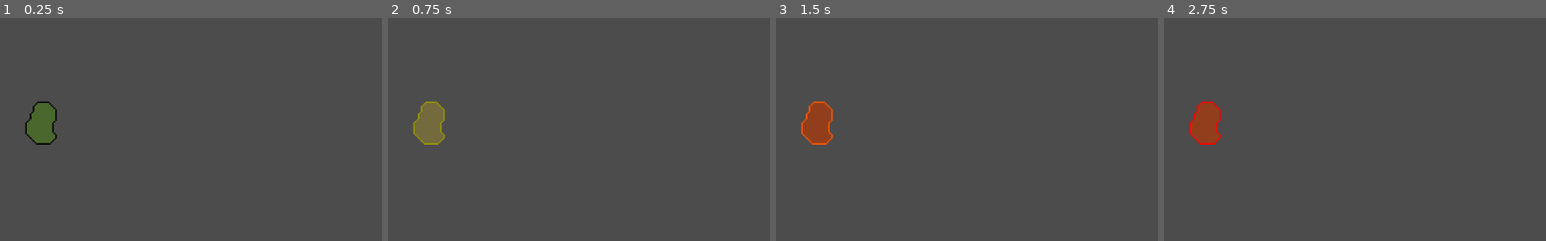
Above: before the commit, frames 1-4 (left to right).
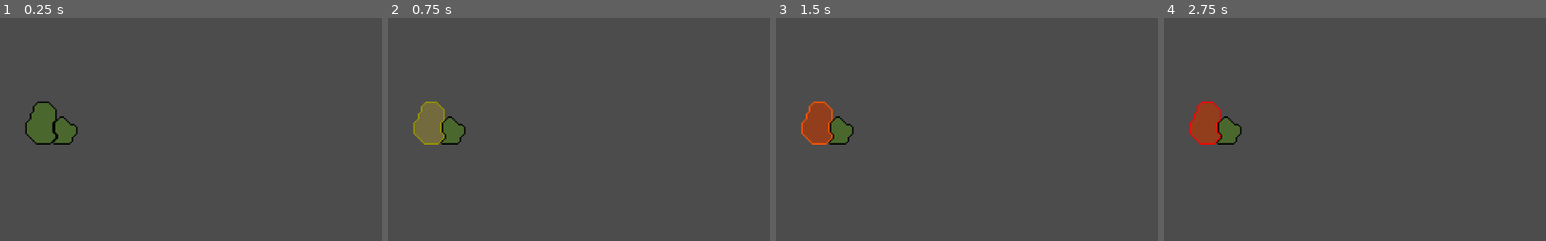
Above: after the commit, the same moments.

Repository: Raelr/StrategyGame
Game: Godot game, scene res://Scenes/World.tscn
The game is run twice, just before and just after one commit, with the same random seed, the same clock (stepped at 60 frames per second) and the same inputs.
Inputs (mouse positions are % of the whole screen's width and height, from its top left):
- Up to frame 1 (0.25 s): no input
- Up to frame 2 (0.75 s): tap Enter at 0.5 s; move the mouse to (5, 48) at 0.52 s; press the mouse at (5, 48) at 0.53 s
- Up to frame 3 (1.5 s): tap Space at 1.25 s; move the mouse to (30, 55) at 1.27 s; release the mouse at (30, 55) at 1.28 s; right-click (30, 55) at 1.35 s; click (30, 55) at 1.42 s
- Up to frame 4 (2.75 s): tap Enter at 2 s; move the mouse to (60, 28) at 2.02 s; press the mouse at (60, 28) at 2.03 s
The pictures show only the part of the screen within x 0-50%, y 24-74%; the shares and areas given below are measured in that part.

The runs differ from the first frame. In frame 1, 0.6% of the frame differs, in the area x 13-21%, y 44-57%; in frame 2, 0.6%; in frame 3, 0.6%; in frame 4, 0.6%.

Commit message:
Added a second region and tested the generalisation techniques.

Diff:
--- a/Scenes/Region.tscn
+++ b/Scenes/Region.tscn
@@ -18,7 +18,6 @@
 texture = ExtResource( 1 )
 
 [node name="CollisionPolygon2D" type="CollisionPolygon2D" parent="."]
-visible = false
 polygon = PoolVector2Array( -21.0441, 15.0385, -7.01394, 29.2055, 12.902, 29.1371, 21.1832, 21.0612, 21.0464, 15.2438,  …(216 unchanged characters)…
 [connection signal="mouse_entered" from="." to="." method="_on_Area2D_mouse_entered"]
 [connection signal="mouse_exited" from="." to="." method="_on_Area2D_mouse_exited"]
--- a/Scenes/World.tscn
+++ b/Scenes/World.tscn
@@ -1,16 +1,27 @@
-[gd_scene load_steps=5 format=2]
+[gd_scene load_steps=8 format=2]
 
 [ext_resource path="res://Scenes/Region.tscn" type="PackedScene" id=1]
 [ext_resource path="res://Sprites/Region1Details.png" type="Texture" id=2]
 [ext_resource path="res://Sprites/Region1Outline.png" type="Texture" id=3]
 [ext_resource path="res://Sprites/Region1Overlay.png" type="Texture" id=4]
+[ext_resource path="res://Sprites/Region2Outline.png" type="Texture" id=5]
+[ext_resource path="res://Sprites/Region2Details.png" type="Texture" id=6]
+[ext_resource path="res://Sprites/Region2Overlay.png" type="Texture" id=7]
 
 [node name="World" type="Node2D"]
 
-[node name="Region" parent="." instance=ExtResource( 1 )]
+[node name="EasternLands" parent="." instance=ExtResource( 1 )]
 position = Vector2( 55.4896, 285.469 )
 region_details = ExtResource( 2 )
 region_outline = ExtResource( 3 )
 region_overlay = ExtResource( 4 )
 occupied_color = Color( 0, 0, 0, 0 )
 change_duration = 3.0
+
+[node name="SouthWesternLands" parent="." instance=ExtResource( 1 )]
+position = Vector2( 87.4426, 295.465 )
+region_details = ExtResource( 6 )
+region_outline = ExtResource( 5 )
+region_overlay = ExtResource( 7 )
+occupied_color = Color( 0, 0, 0, 0 )
+change_duration = 3.0
Binary file added: Sprites/Region2Details.png
Not shown, added: Sprites/Region2Details.png.import
Binary file added: Sprites/Region2Outline.png
Not shown, added: Sprites/Region2Outline.png.import
Binary file added: Sprites/Region2Overlay.png
Not shown, added: Sprites/Region2Overlay.png.import
